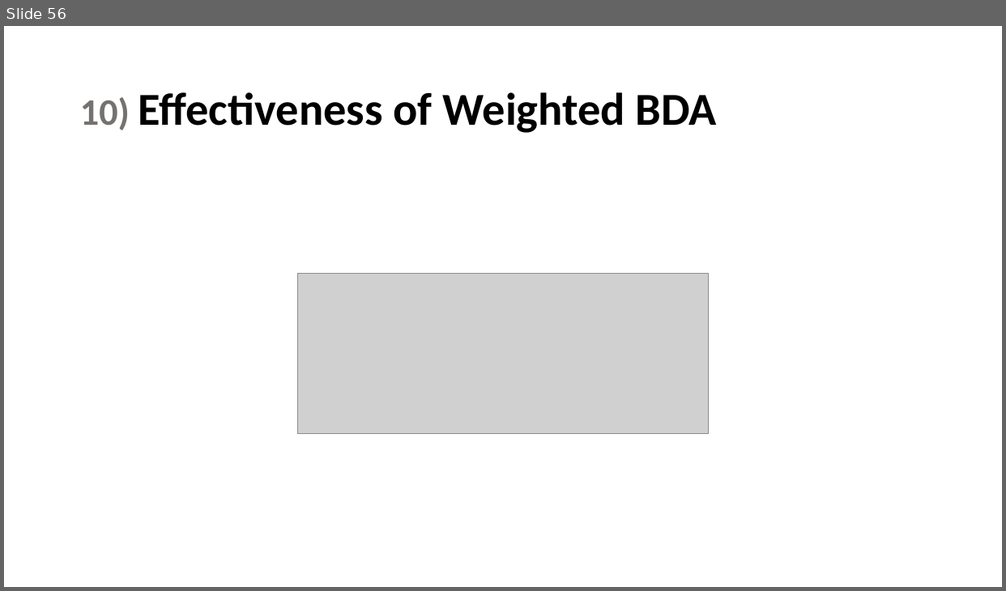
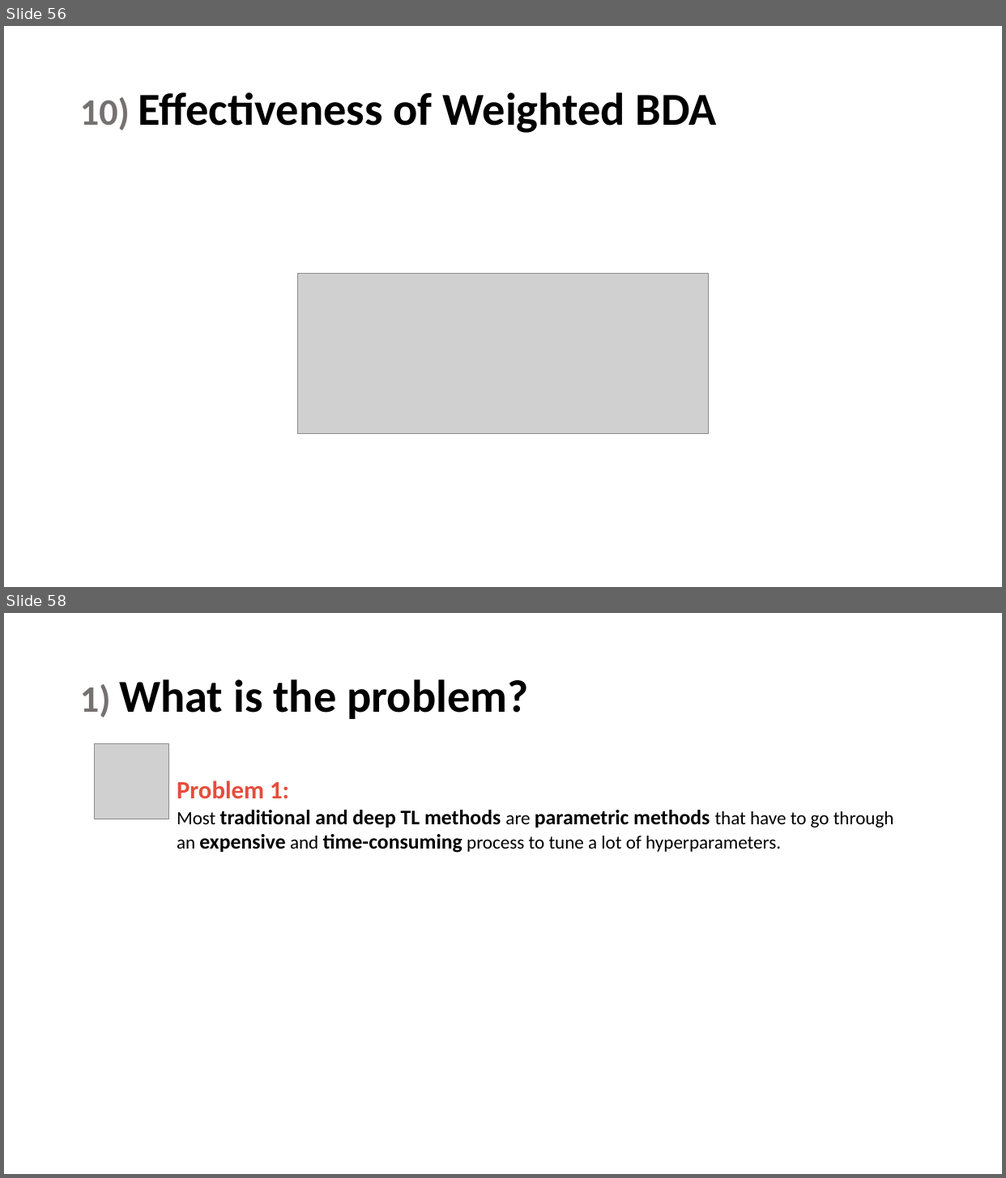
Before and after one commit to maryamhashemi/Transfer-Learning, a slide deck: phase3/Presentation/present.pptx. Shown one above the other, each under a label of ours: slide 56 before the commit, slides 56 and 58 after it; the slides between them are not shown. The pictures are 1006x591 and 1006x1178 pixels, drawn with LibreOffice and Linux fonts; fonts in the diff are those of the drawing; grey boxes stand for pictures. Boxes give left, top, right and bottom in pixels: in the first picture for what was removed or moved away, otherwise in the second. Text is boxed around its words. In the diff, an @@ line names an element or a change of style, - is before the commit and + after.

```diff
--- a/phase3/Presentation/present.pptx
+++ b/phase3/Presentation/present.pptx
@@ slide 58 added at bbox=[4, 613, 1002, 1174], background #FFFFFF @@
@@ title added at bbox=[80, 679, 528, 719], 44 pt, text #000000, bold @@
+1) What is the problem?
@@ picture added at bbox=[95, 744, 169, 819] @@
@@ text added at bbox=[177, 781, 894, 853], 20 pt, text #000000, bold @@
+Problem 1:
+Most traditional and deep TL methods are parametric methods that have to go through an expensive and time-consuming process to tune a lot of hyperparameters.
```
Also in this commit, not shown: 31 other slides added.
